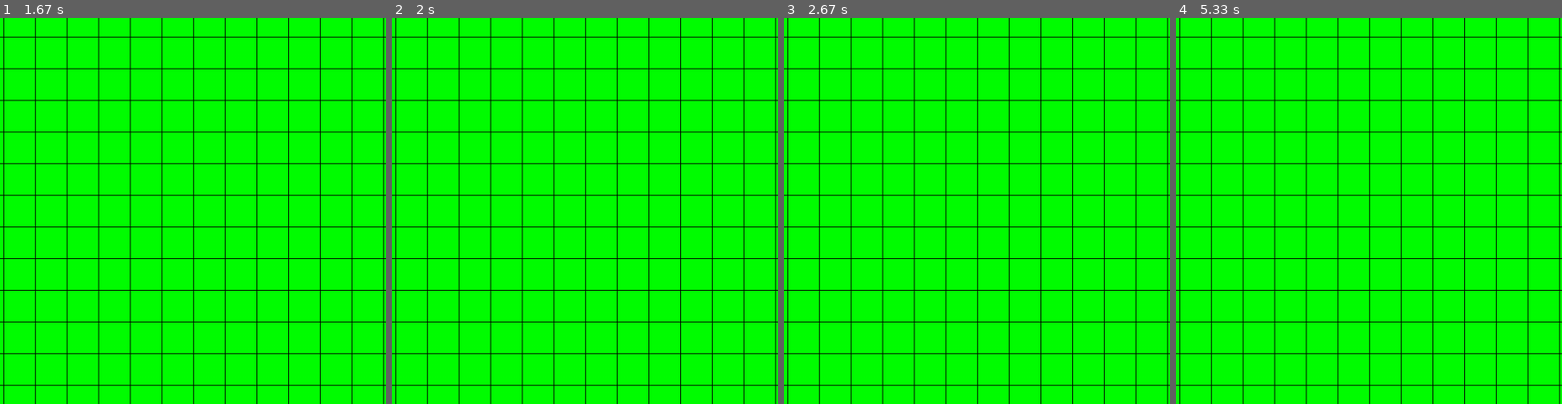
Above: before the commit, frames 1-4 (left to right).
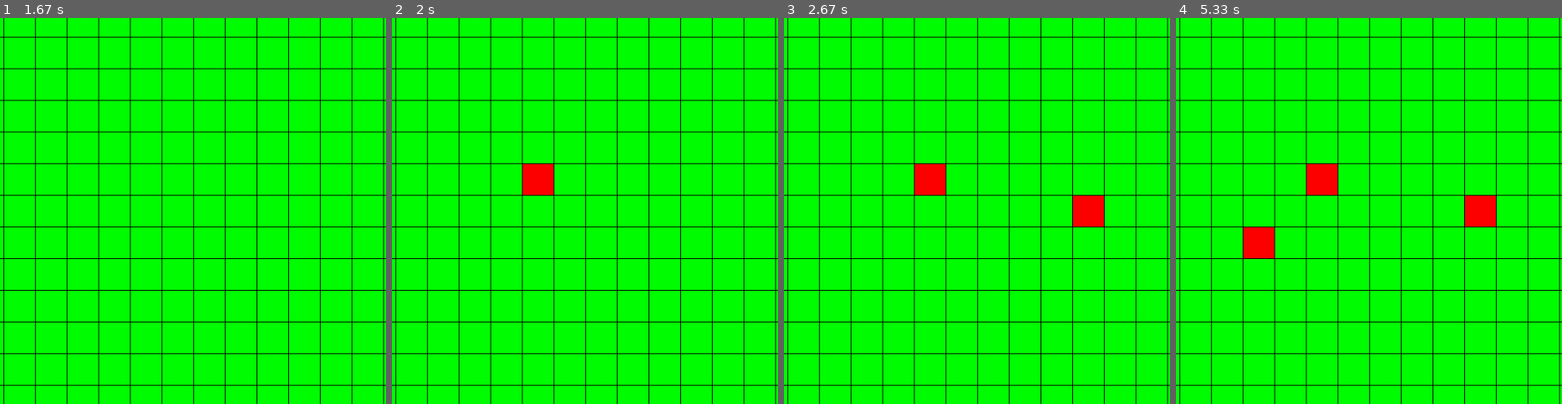
Above: after the commit, the same moments.

Repository: tjacek/planning
Game: pygame game, started from pygame/grid.py
The game is run twice, just before and just after one commit, with the same random seed, the same clock (stepped at 60 frames per second) and the same inputs.
Inputs (mouse positions are % of the whole screen's width and height, from its top left):
- Up to frame 1 (1.67 s): press the mouse at (50, 57) at 0.37 s; move the mouse to (38, 54) at 0.47 s; release the mouse at (26, 51) at 0.6 s; click (60, 72) at 0.82 s; press the mouse at (60, 72) at 1.13 s; move the mouse to (43, 51) at 1.23 s; release the mouse at (26, 30) at 1.37 s
- Up to frame 2 (2 s): press the mouse at (60, 72) at 1.87 s; move the mouse to (53, 53) at 1.97 s
- Up to frame 3 (2.67 s): release the mouse at (47, 33) at 2.1 s
- Up to frame 4 (5.33 s): press the mouse at (60, 72) at 4.63 s; move the mouse to (39, 55) at 4.73 s; release the mouse at (19, 37) at 4.87 s
The pictures show only the part of the screen within x 8-58%, y 10-60%; the shares and areas given below are measured in that part.

Frame 1 is identical in both runs. In frame 2, 0.7% of the frame differs, in the area x 33-42%, y 37-46%; in frame 3, 1.3%; in frame 4, 2.0%, in the area x 17-83%, y 37-63%.

Commit message:
interactive grid

Diff:
--- a/pygame/grid.py
+++ b/pygame/grid.py
@@ -8,11 +8,24 @@
         self.step=step
         self.cells=empty_cells(x,y,step)
 
+    def get_bounds(self):
+        max_x=self.x*self.step+self.x
+        max_y=self.y*self.step+self.y
+        return max_x,max_y
+
+    def get_cord(self,point):
+        i= int(point[0]/self.step)
+        j= int(point[1]/self.step)
+        return i,j
+
+    def colide(self,point):
+        bounds=self.get_bounds()
+        return point[0]<bounds[0] and point[1]<bounds[1]
+
     def show(self,window,color=(255,0,255)):
         for cell_i in self.cells:
             for cell_j in cell_i:
                 cell_j.show(window)
-#                pg.draw.rect(window, color, rect_j)
 
 class Cell(object):
     def __init__(self,rect,active=False):
@@ -45,6 +58,12 @@
     for event in pg.event.get():
         if event.type == pg.QUIT:
             run = False
+        if event.type == pg.MOUSEBUTTONUP:
+            point = pg.mouse.get_pos()
+            if( grid.colide(point)):
+            	i,j=grid.get_cord(point)
+            	grid.cells[j][i].active=True
+            	print((i,j))
     grid.show(window)
     pg.display.flip()
     clock.tick(3)
